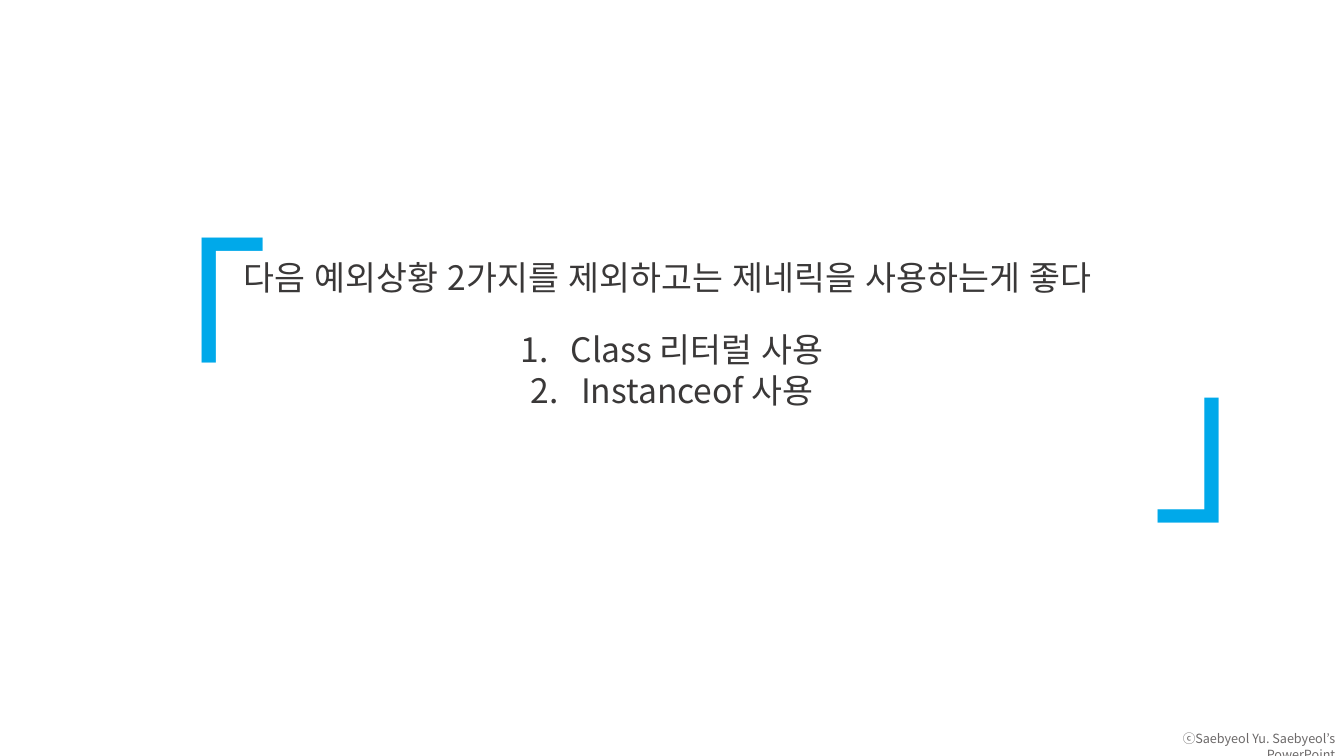
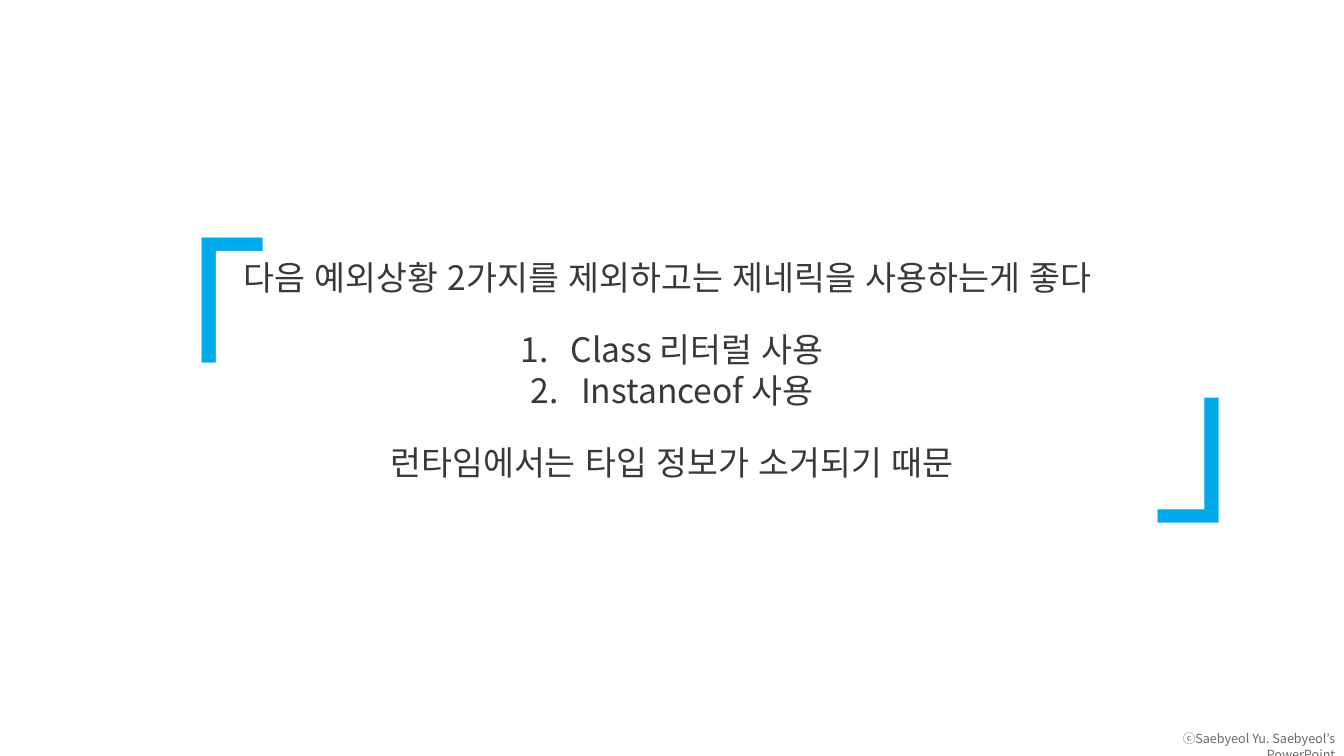
Before and after one commit to ProsyncStudy/EffectiveJava_3e, a slide deck: slide 7 of markdown/ch5.pptx. Drawn at 1344x756 pixels with LibreOffice and Linux fonts; fonts in the diff are those of the drawing. Boxes give left, top, right and bottom in pixels: in the first picture for what was removed or moved away, otherwise in the second. Text is boxed around its words. In the diff, an @@ line names an element or a change of style, - is before the commit and + after.

```diff
--- a/markdown/ch5.pptx
+++ b/markdown/ch5.pptx
@@ text added at bbox=[390, 447, 954, 478], 24 pt, text #3A3838 @@
+런타임에서는 타입 정보가 소거되기 때문
```
Also in this commit, not shown: 3 other slides changed, 1 slide added.
